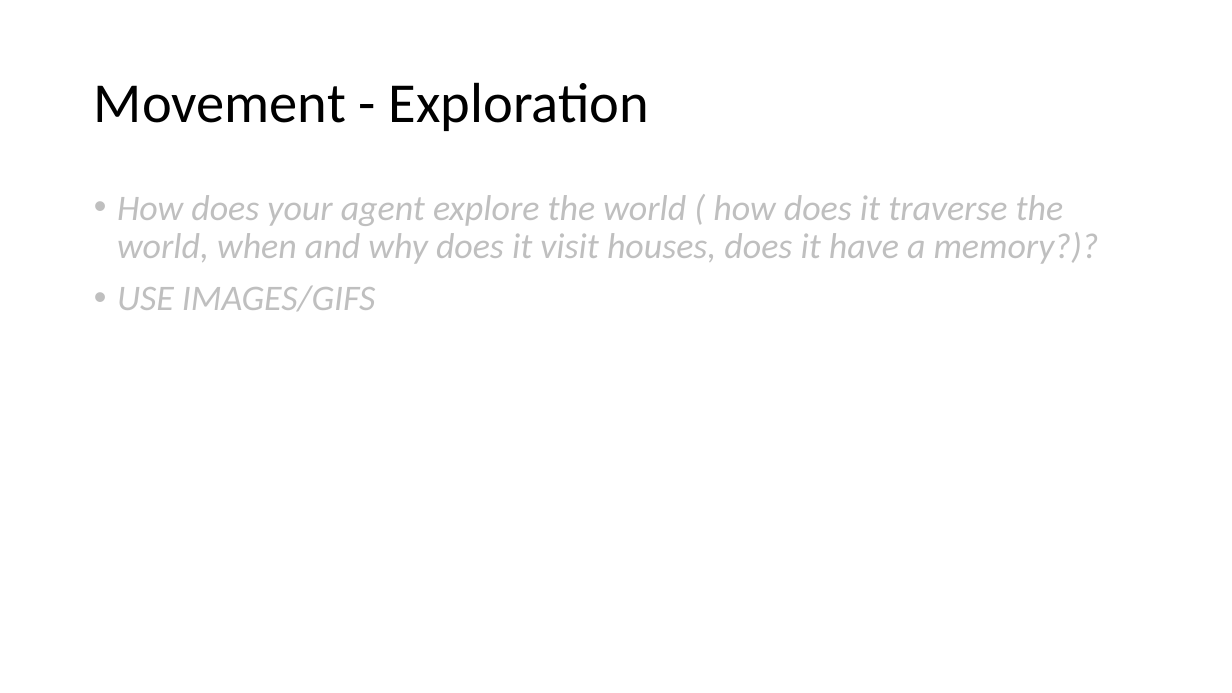
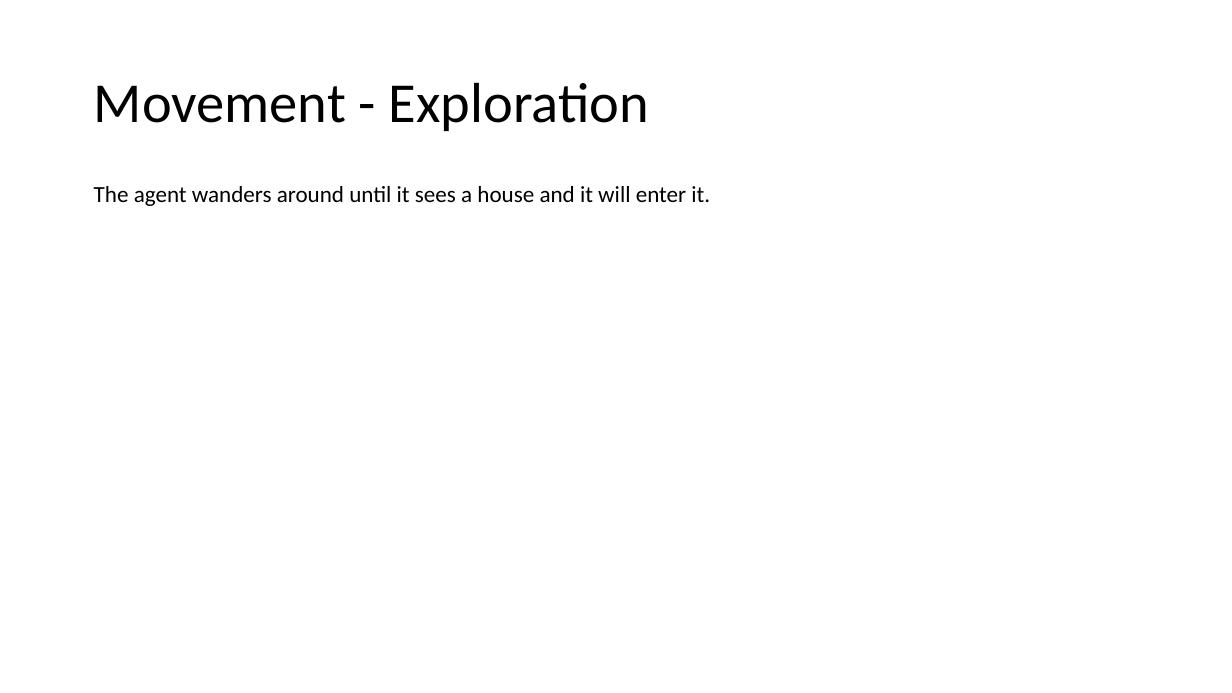
Before and after one commit to DAE-GD-2025-2026/gameai-zombie-deliewout, a slide deck: slide 6 of GPP_ZombieAI_DelieWout_2DAE19.pptx. Drawn at 1232x693 pixels with LibreOffice and Linux fonts; fonts in the diff are those of the drawing. Boxes give left, top, right and bottom in pixels: in the first picture for what was removed or moved away, otherwise in the second. Text is boxed around its words. In the diff, an @@ line names an element or a change of style, - is before the commit and + after.

Commit message:
updated PPT

```diff
--- a/GPP_ZombieAI_DelieWout_2DAE19.pptx
+++ b/GPP_ZombieAI_DelieWout_2DAE19.pptx
@@ text added at box(94, 186, 710, 206), 18 pt, text #000000 @@
+The agent wanders around until it sees a house and it will enter it.
@@ text removed at box(117, 195, 1099, 311) @@
-• How does your agent explore the world ( how does it traverse the world, when and why does it visit houses, does it have a memory?)?
-• USE IMAGES/GIFS
```
Also in this commit, not shown: 4 other slides changed.
